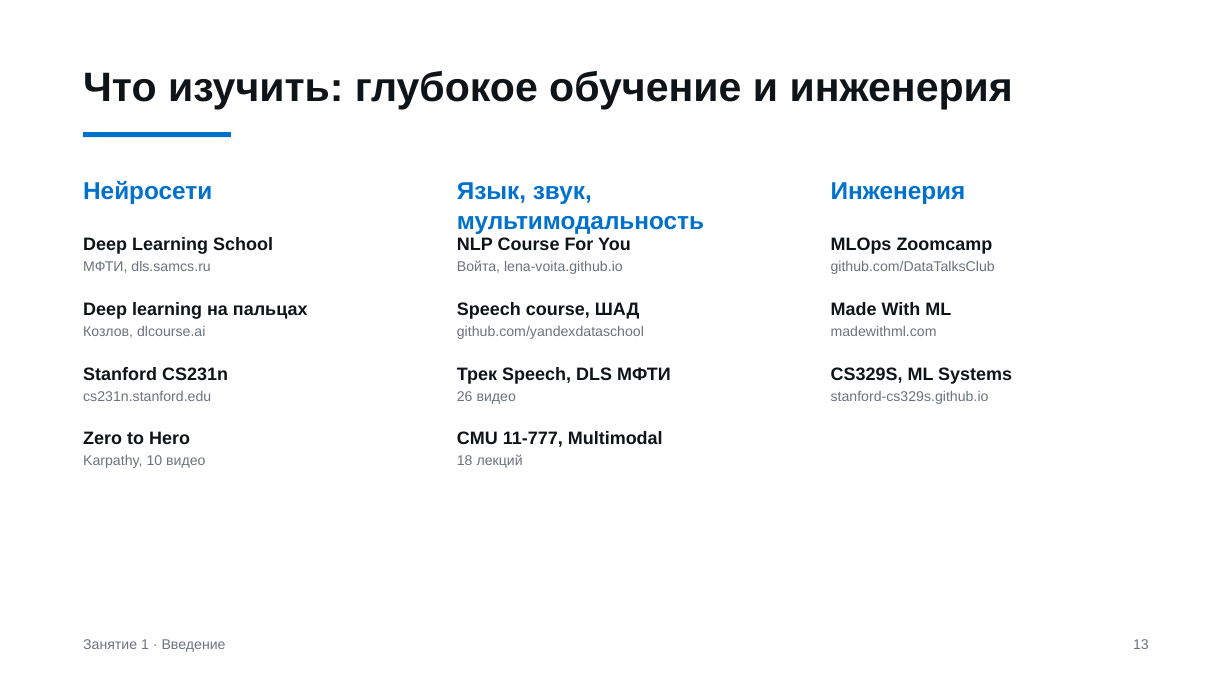
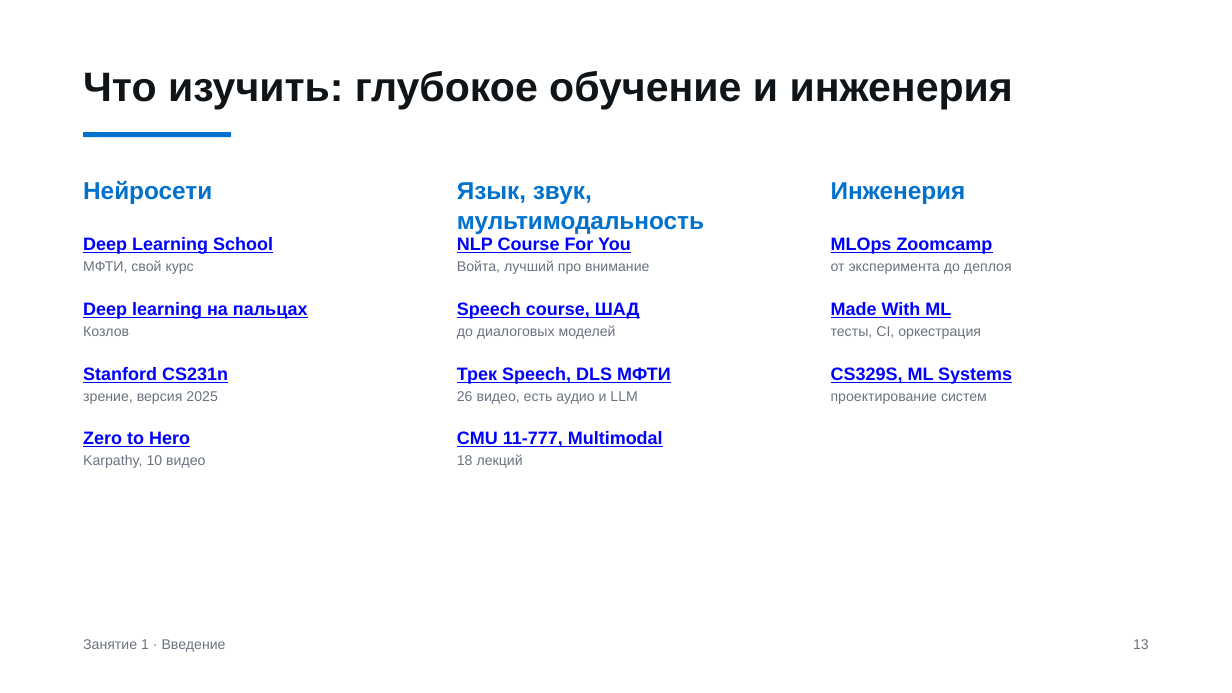
Before and after one commit to AmpiroMax/ml_dafe_mipt, a slide deck: slide 14 of classes/week_01_intro/lecture_01.pptx. Drawn at 1232x693 pixels with LibreOffice and Linux fonts; fonts in the diff are those of the drawing. Boxes give left, top, right and bottom in pixels: in the first picture for what was removed or moved away, otherwise in the second. Text is boxed around its words. In the diff, an @@ line names an element or a change of style, - is before the commit and + after.

```diff
--- a/classes/week_01_intro/lecture_01.pptx
+++ b/classes/week_01_intro/lecture_01.pptx
@@ text at (83, 260, 194, 274): text changed @@
-МФТИ, dls.samcs.ru
+МФТИ, свой курс
@@ text at (457, 260, 649, 274): text changed @@
-Войта, lena-voita.github.io
+Войта, лучший про внимание
@@ text at (831, 263, 1012, 274): text changed @@
-github.com/DataTalksClub
+от эксперимента до деплоя
@@ text at (83, 326, 129, 336): text changed @@
-Козлов, dlcourse.ai
+Козлов
@@ text at (457, 325, 616, 339): text changed @@
-github.com/yandexdataschool
+до диалоговых моделей
@@ text at (831, 326, 981, 339): text changed @@
-madewithml.com
+тесты, CI, оркестрация
@@ text colour #0F1418 to #0000FF, underline on in 11 elements at (83, 237, 273, 254), (83, 302, 308, 319), (83, 367, 228, 383), (83, 431, 190, 447), (457, 237, 631, 253), (457, 302, 640, 319), (457, 367, 671, 384), (457, 431, 663, 447), (831, 237, 993, 254), (831, 302, 951, 318), (831, 367, 1012, 384) @@
@@ text at (83, 391, 217, 404): text changed @@
-cs231n.stanford.edu
+зрение, версия 2025
@@ text at (457, 391, 638, 404): text changed @@
-26 видео
+26 видео, есть аудио и LLM
@@ text at (831, 393, 987, 404): text changed @@
-stanford-cs329s.github.io
+проектирование систем
```
Also in this commit, not shown: 1 other slide changed, 1 slide added, 1 slide removed, 4 other files.
